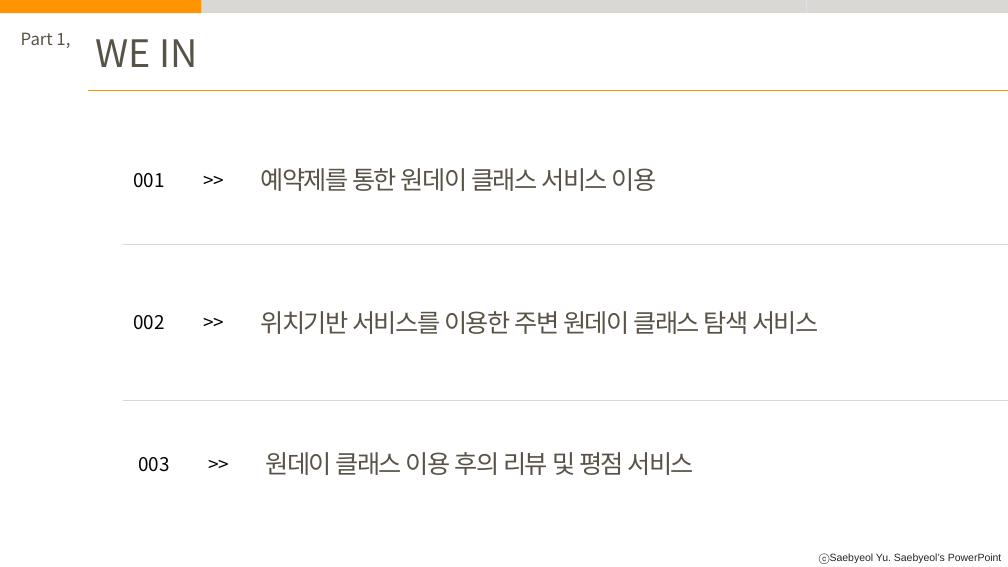
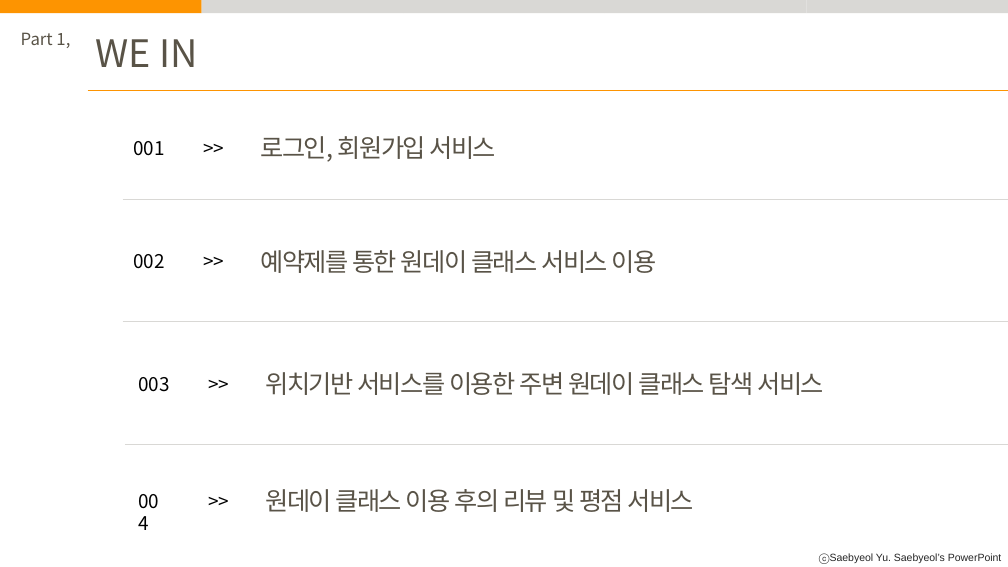
Before and after one commit to hackersground-kr/WE, a slide deck: slide 10 of WE IN 마소 해커톤.pptx. Drawn at 1008x567 pixels with LibreOffice and Linux fonts; fonts in the diff are those of the drawing. Boxes give left, top, right and bottom in pixels: in the first picture for what was removed or moved away, otherwise in the second. Text is boxed around its words. In the diff, an @@ line names an element or a change of style, - is before the commit and + after.

Commit message:
Add new files via uploaded

```diff
--- a/WE IN 마소 해커톤.pptx
+++ b/WE IN 마소 해커톤.pptx
@@ text "001": place and size @@
-text "001" at [133,173,164,188]
+text "001" at [133,141,164,156]
@@ text ">>": place and size @@
-text ">>" at [196,165,233,195]
+text ">>" at [196,132,233,163]
@@ text at [260,136,496,162]: text changed @@
-예약제를 통한 원데이 클래스 서비스 이용
+로그인, 회원가입 서비스
@@ line moved from (123, 244) - (1008, 244) to (123, 200) - (1008, 200) @@
@@ text "002": place and size @@
-text "002" at [133,315,164,330]
+text "002" at [133,254,164,269]
@@ text ">>": place and size @@
-text ">>" at [196,308,233,338]
+text ">>" at [196,246,233,276]
@@ text at [260,250,657,273]: text changed @@
-위치기반 서비스를 이용한 주변 원데이 클래스 탐색 서비스
+예약제를 통한 원데이 클래스 서비스 이용
@@ 2 texts, 1 line: place and size @@
-2 texts, 1 line at [123,401,1008,479]
+2 texts, 1 line at [123,321,1008,399]
@@ text added at [265,372,823,395], 24 pt, text #595347 @@
+위치기반 서비스를 이용한 주변 원데이 클래스 탐색 서비스
@@ line added from (125, 445) to (1008, 445), #D9D8D5 0.75 pt @@
@@ text added at [131,485,175,516], 18 pt, text #000000 @@
+004
@@ text added at [201,485,238,516], 18 pt, text #000000 @@
+>>
@@ text "원데이 클래스 이용 후의 리뷰 ...": place and size @@
-text "원데이 클래스 이용 후의 리뷰 ..." at [265,452,694,475]
+text "원데이 클래스 이용 후의 리뷰 ..." at [265,489,694,512]
```
Also in this commit, not shown: 1 other slide changed, 4 slides added.
